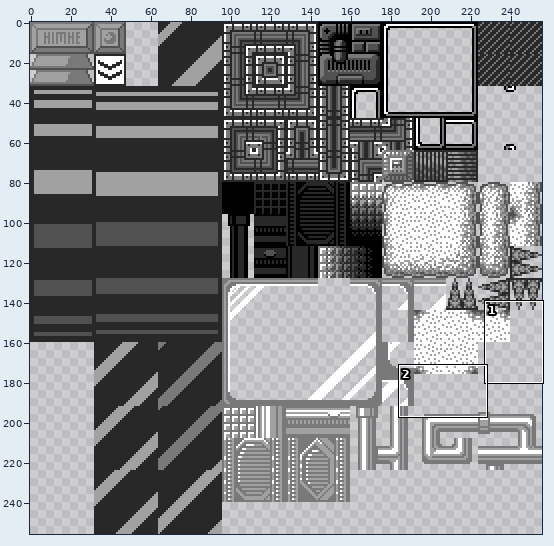
One commit to this sprite sheet: bin/assets/img/tilesets/space.png. The first picture is a wide view before the edit; the outline marks the close-up.
Close-up. Old version:
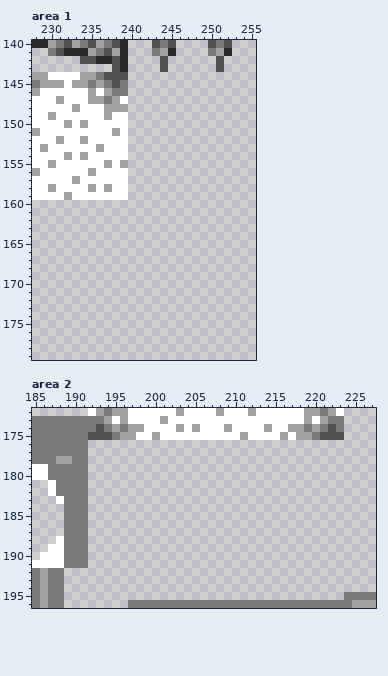
The file is 256x256 pixels. Shown: area 1: x 228..255, y 140..179; area 2: x 185..227, y 172..196.
After:
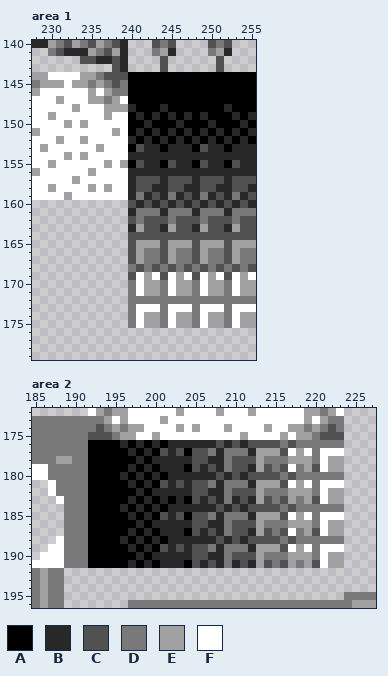
Palette (. is transparent): A #000000  B #282828  C #515151  D #797979  E #a1a1a1  F #ffffff
The edit:
Changed rows in their new state; - is an unchanged pixel.
Area 1:
first column x 240:
144 AAAAAAAAAAAAAAAA
145 AAAAAAAAAAAAAAAA
146 AAAAAAAAAAAAAAAA
147 AAAAAAAAAAAAAAAA
148 BAAABAAAAAAABAAA
149 ABABABABABAAABAB
150 AABAAABAAABAAABA
151 ABABABABABABABAB
152 BABABABABABABABA
153 ACBBABBBACBBABBB
154 BBBBBBBBBBBBBBBB
155 ACBBACBBACBBACBB
156 BBBBBBBBBBBBBBBB
157 BCCCBCCCBCCCBCCC
158 BCCBBCCBBCCBBCCB
159 BDBCBDBCBDBCBDBC
160 CBCBCBCBCBCBCBCB
161 BDDDBDDDBDDDBDDD
162 CDCCCDCCCDCCCDCC
163 BECCBECCBECCBECC
164 CCCCCCCCCCCCCCCC
165 CEEECEEECEEECEEE
166 CEDDCEDDCEDDCEDD
167 CEDDCEDDCEDDCEDD
168 DCDCDCDCDCDCDCDC
169 CFEFCFEFCFEFCFEF
170 DFEEDFEEDFEEDFEE
171 DFEEDFEEDFEEDFEE
172 DDDDDDDDDDDDDDDD
173 DFFFDFFFDFFFDFFF
174 DFEEDFEEDFEEDFEE
175 DFEEDFEEDFEEDFEE
Area 2:
first column x 192:
176 AAAABABABABBBBBBCBCBCCCCDCDDDDDD
177 AAAAABABACBCACCDBDDDBEEECFEFDFFF
178 AAAAAABABBBBBCCBBDCCCEDDDEEEDFEE
179 AAAAABABABBBACBCBDCCBECDCFDECFEE
180 AAAABABABABBBBBBCBCBCCCCDCDDDDDD
181 AAAAABABACBCBCCDBDDDBEEECFEFDFFF
182 AAAAAABABBBBBCCBBDCCCEDDDEEEDFEE
183 AAAAABABABABACBCBDBCBECDCEDECFEE
184 AAAABABABABBBBBBCBCBCCCCDCDDDDDD
185 AAAAABABACBCACCDBDDDBEEECFEFDFFF
186 AAAAAABABBBBBCCBBDCCCEDDDEEEDFEE
187 AAAAABABABBBACBCBDCCBECDCFDECFEE
188 AAAABABABABBBBBBCBCBCCCCDCDDDDDD
189 AAAAABABACBCBCCDBDDDBEEECFEFDFFF
190 AAAAAABABBBBBCCBBDCCCEDDDEEEDFEE
191 AAAAABABABBBACBCBDBCBECDCEDECFEE
Boxes around the changes in both close-ups, in picture pixels (x1, y1, x2, y2):
added: (128, 72, 256, 328)
added: (88, 440, 344, 568)
